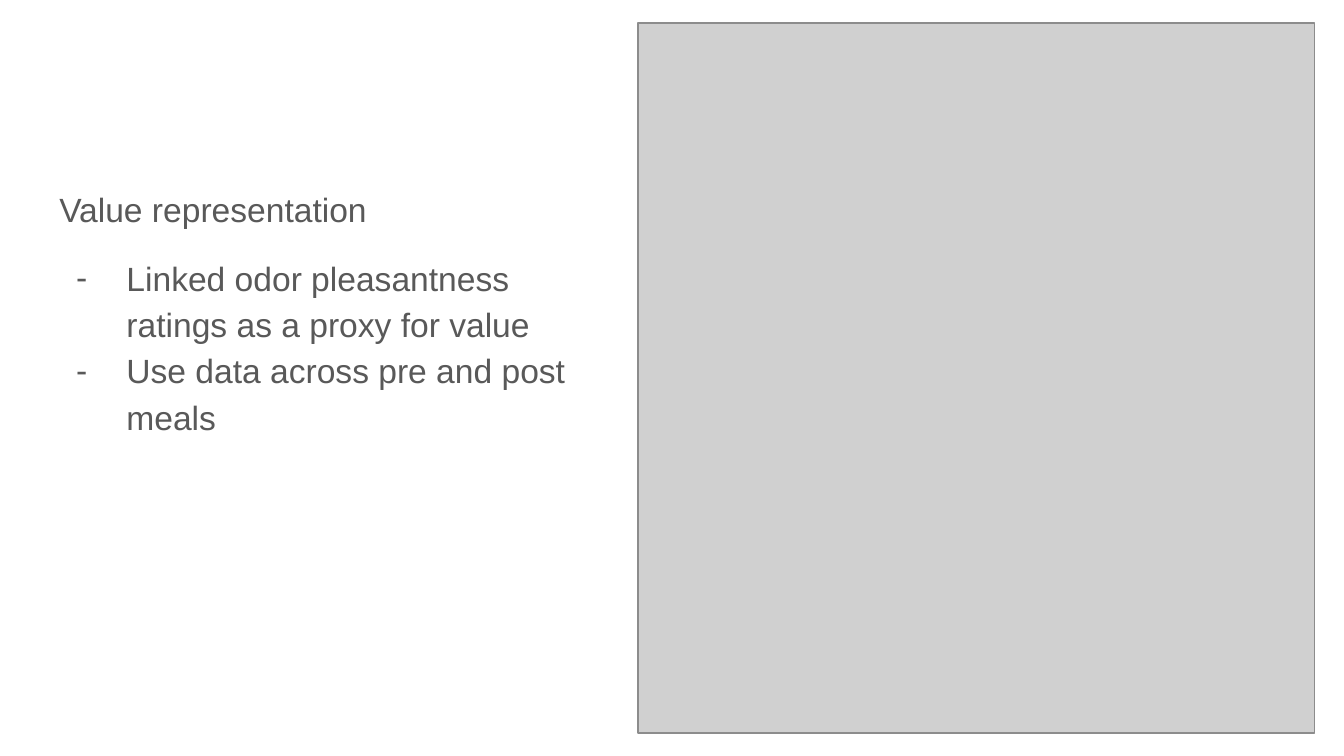
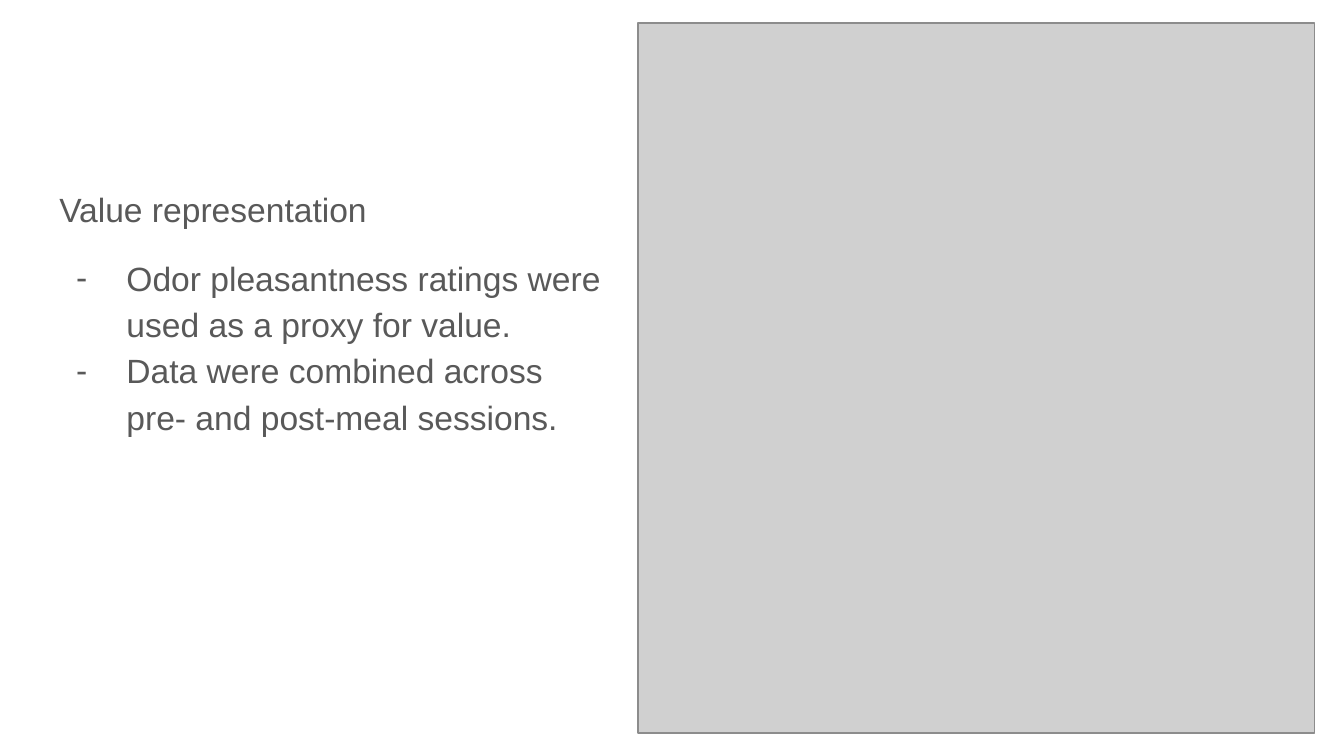
Before and after one commit to QingfangLiu/project-spcd, a slide deck: slide 13 of docs/SPCD fMRI results lab meeting.pptx. Drawn at 1344x756 pixels with LibreOffice and Linux fonts; fonts in the diff are those of the drawing; grey boxes stand for pictures. Boxes give left, top, right and bottom in pixels: in the first picture for what was removed or moved away, otherwise in the second. Text is boxed around its words. In the diff, an @@ line names an element or a change of style, - is before the commit and + after.

```diff
--- a/docs/SPCD fMRI results lab meeting.pptx
+++ b/docs/SPCD fMRI results lab meeting.pptx
@@ text at (126,266,601,436): text changed @@
-– Linked odor pleasantness ratings as a proxy for value
-– Use data across pre and post meals
+– Odor pleasantness ratings were used as a proxy for value.
+– Data were combined across pre- and post-meal sessions.
```
Also in this commit, not shown: 13 other slides changed.
